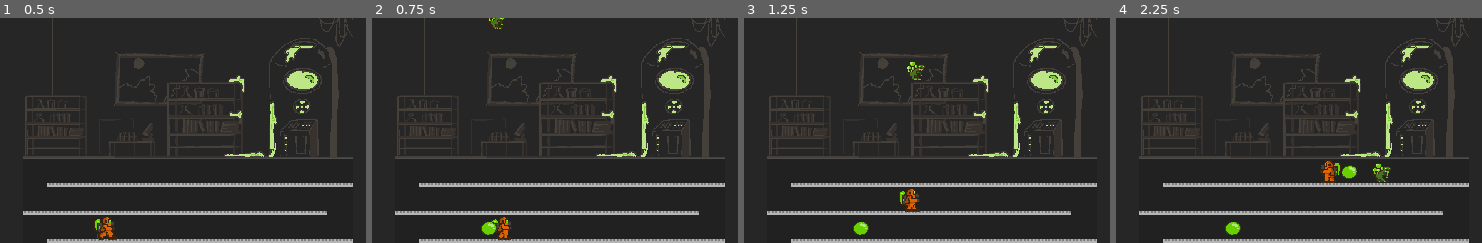
Above: before the commit, frames 1-4 (left to right).
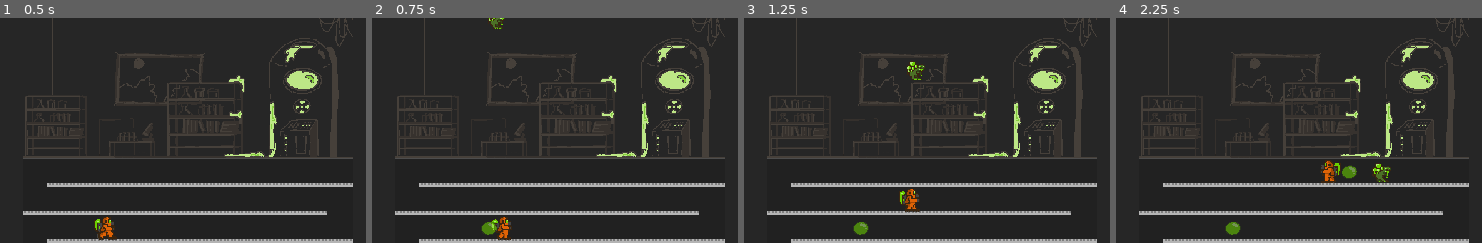
Above: after the commit, the same moments.

Repository: KrolPolski/Finnish-Game-Jam-2025
Game: Godot game, scene res://scenes/level_1.tscn
Two runs of this game, one before a commit and one after it. Both use one fixed random seed, a clock stepped at 60 frames per second and the inputs below.
Inputs:
- Up to frame 1 (0.5 s): no input
- Up to frame 2 (0.75 s): tap Enter (enter_key) at 0.5 s; hold D (move_right) from 0.53 s (still down); tap Space (drop_bubble) at 0.6 s
- Up to frame 3 (1.25 s): keep holding D (move_right); tap W (climb_up) at 0.77 s
- Up to frame 4 (2.25 s): tap Enter (enter_key) at 1.35 s; tap W (climb_up) at 1.52 s; release D (move_right) at 2.03 s; hold A (move_left) from 2.03 s (still down); tap Space (drop_bubble) at 2.1 s
The pictures show only the part of the screen within x 24-74%, y 19-69%; the shares and areas given below are measured in that part.

Frame 1 is identical in both runs. In frame 2, 0.2% of the frame differs, in the area x 30-35%, y 90-97%; in frame 3, 0.2%; in frame 4, 0.3%, in the area x 30-66%, y 65-97%.

Commit message:
edits bubble sprite

Diff:
--- a/bubble.gd
+++ b/bubble.gd
@@ -9,6 +9,7 @@
 	global_position = spawn_pos
 	dir = 0
 	$'Timer'.start()
+	$AnimatedSprite2D.play("bubble_sprite")
 
 
 # Called every frame. 'delta' is the elapsed time since the previous frame.
--- a/scenes/bubble.tscn
+++ b/scenes/bubble.tscn
@@ -1,10 +1,29 @@
-[gd_scene load_steps=4 format=3 uid="uid://cx05tafwjurew"]
+[gd_scene load_steps=7 format=3 uid="uid://cx05tafwjurew"]
 
 [ext_resource type="Script" path="res://bubble.gd" id="1_s1ay2"]
-[ext_resource type="Texture2D" uid="uid://b4yygrjsi68dd" path="res://assets/character_sprites/bubble_sprite_1.PNG" id="2_cscum"]
+[ext_resource type="Texture2D" uid="uid://byxuys3scfdvm" path="res://assets/character_sprites/bubble_sprite_1.PNG" id="2_cscum"]
+[ext_resource type="Texture2D" uid="uid://bxjsd0x3tc53s" path="res://assets/character_sprites/bubble_sprite_2.PNG" id="3_efeia"]
+[ext_resource type="Texture2D" uid="uid://b4ijq1p00xo4m" path="res://assets/character_sprites/bubble_sprite_3.PNG" id="4_wbunb"]
 
 [sub_resource type="CircleShape2D" id="CircleShape2D_ntcyj"]
 radius = 3.89573
+
+[sub_resource type="SpriteFrames" id="SpriteFrames_62dam"]
+animations = [{
+"frames": [{
+"duration": 1.0,
+"texture": ExtResource("2_cscum")
+}, {
+"duration": 1.0,
+"texture": ExtResource("3_efeia")
+}, {
+"duration": 1.0,
+"texture": ExtResource("4_wbunb")
+}],
+"loop": true,
+"name": &"bubble_sprite",
+"speed": 5.0
+}]
 
 [node name="Bubble" type="Area2D" groups=["bubble"]]
 top_level = true
@@ -16,6 +35,7 @@
 metadata/_edit_group_ = true
 
 [node name="Sprite2D" type="Sprite2D" parent="."]
+visible = false
 texture = ExtResource("2_cscum")
 
 [node name="CollisionShape2D" type="CollisionShape2D" parent="."]
@@ -26,5 +46,11 @@
 wait_time = 2.0
 one_shot = true
 
+[node name="AnimatedSprite2D" type="AnimatedSprite2D" parent="."]
+modulate = Color(1, 1, 1, 0.568627)
+sprite_frames = SubResource("SpriteFrames_62dam")
+animation = &"bubble_sprite"
+frame_progress = 0.780536
+
 [connection signal="area_entered" from="." to="." method="_on_area_entered"]
 [connection signal="timeout" from="Timer" to="." method="_on_timer_timeout"]
